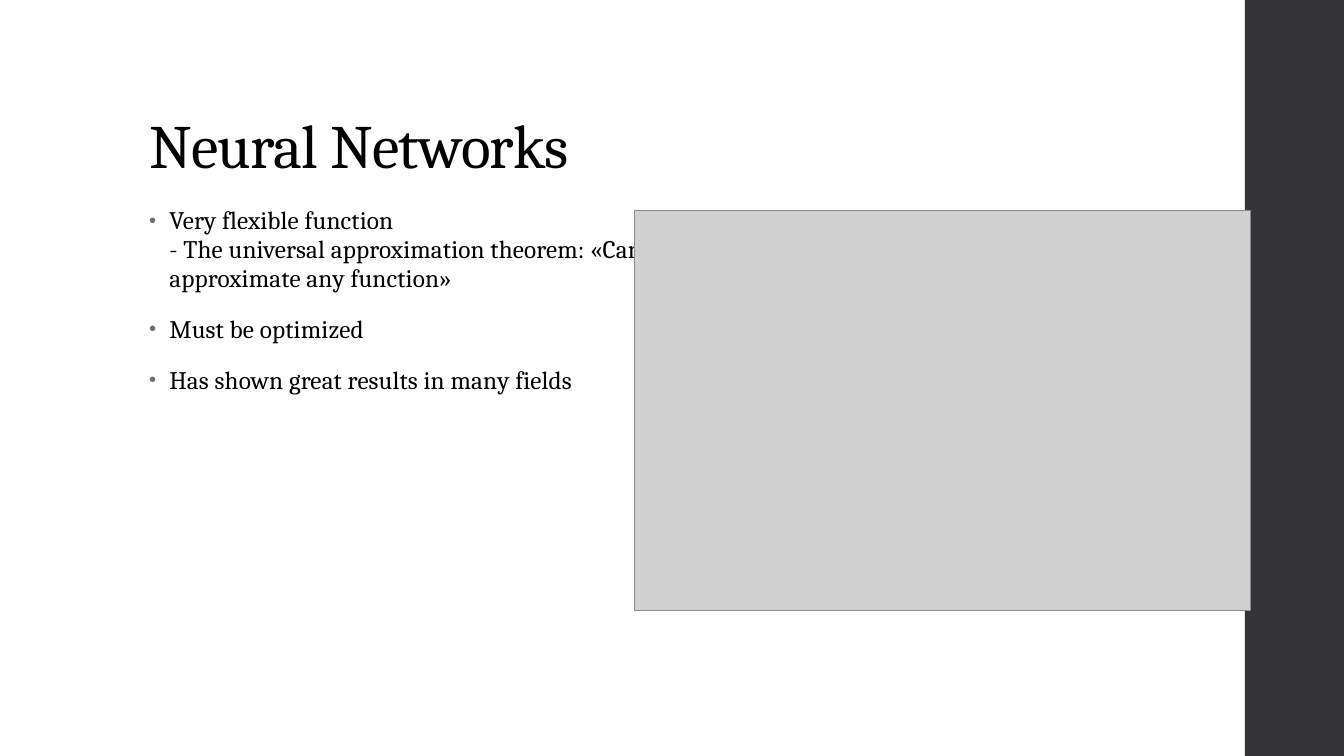
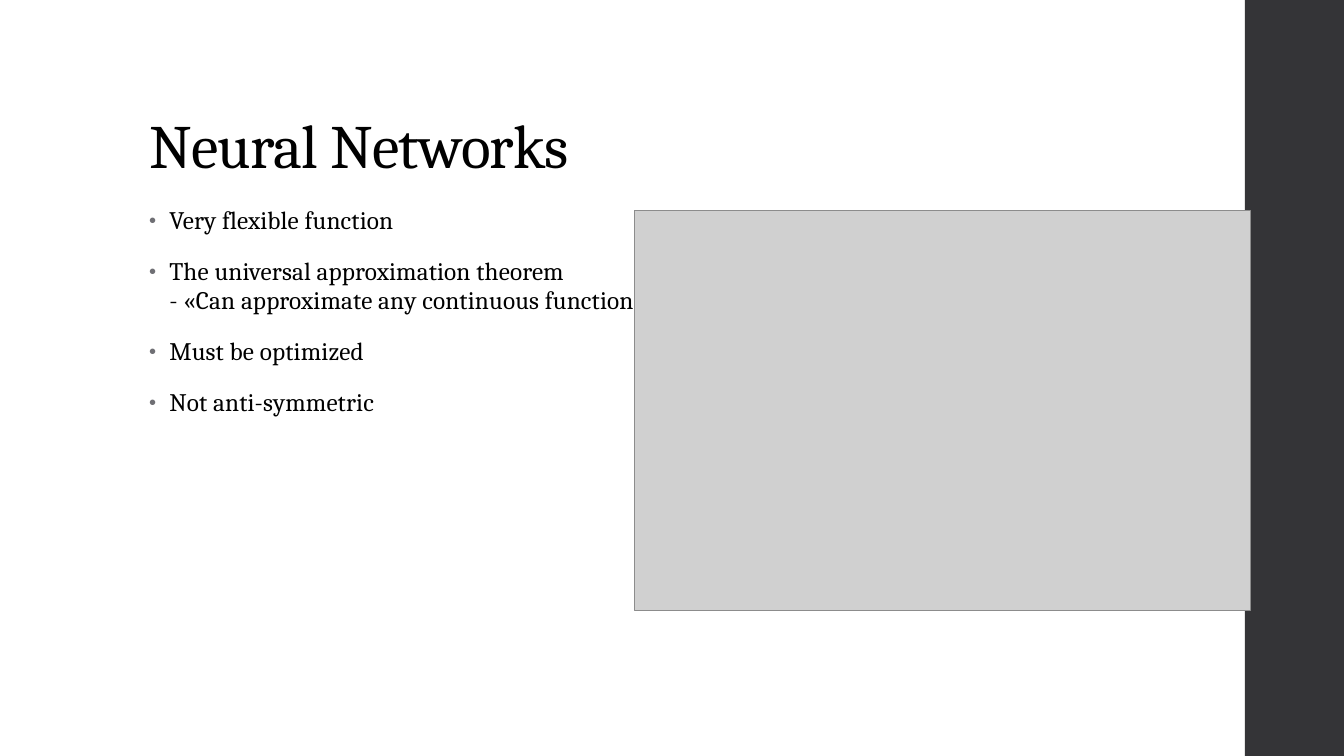
Before and after one commit to KarlHenrik/ComputationalPhysicsMaster, a slide deck: slide 9 of Thesis/Thesis Presentation.pptx. Drawn at 1344x756 pixels with LibreOffice and Linux fonts; fonts in the diff are those of the drawing; grey boxes stand for pictures. Boxes give left, top, right and bottom in pixels: in the first picture for what was removed or moved away, otherwise in the second. Text is boxed around its words. In the diff, an @@ line names an element or a change of style, - is before the commit and + after.

```diff
--- a/Thesis/Thesis Presentation.pptx
+++ b/Thesis/Thesis Presentation.pptx
@@ text at [169,211,646,315]: text changed @@
-• Very flexible function
-  - The universal approximation theorem: «Can approximate any function»
+• Very flexible function
+• The universal approximation theorem
+  - «Can approximate any continuous function»
@@ text at [169,394,374,417]: text changed @@
-• Has shown great results in many fields
+• Not anti-symmetric
```
Also in this commit, not shown: 10 other slides changed, 6 slides added, 7 slides removed, 1 other file.
